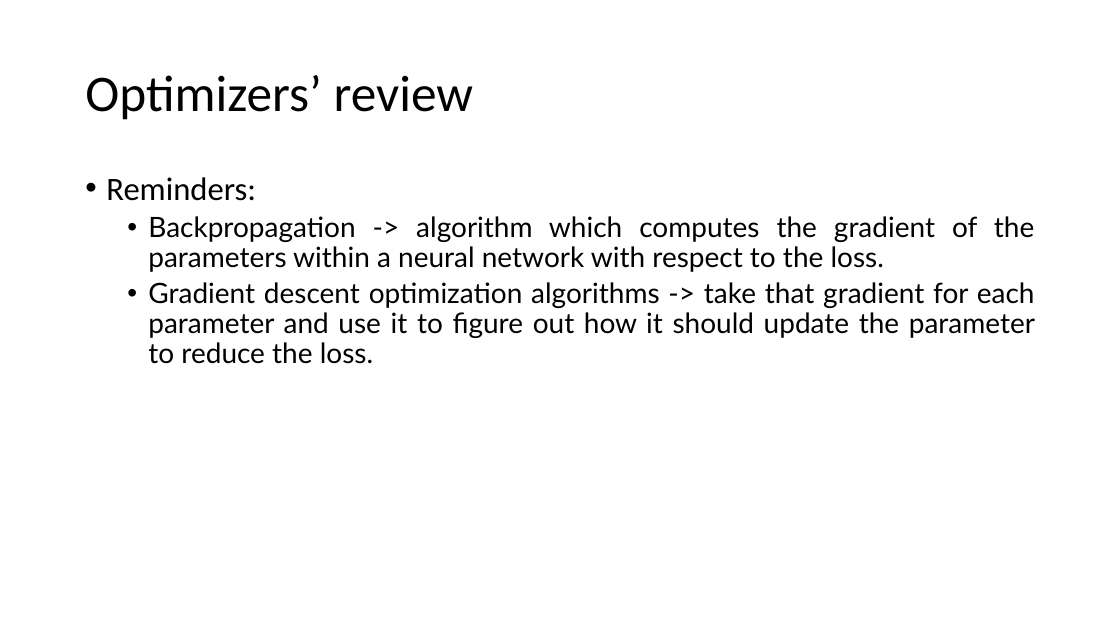
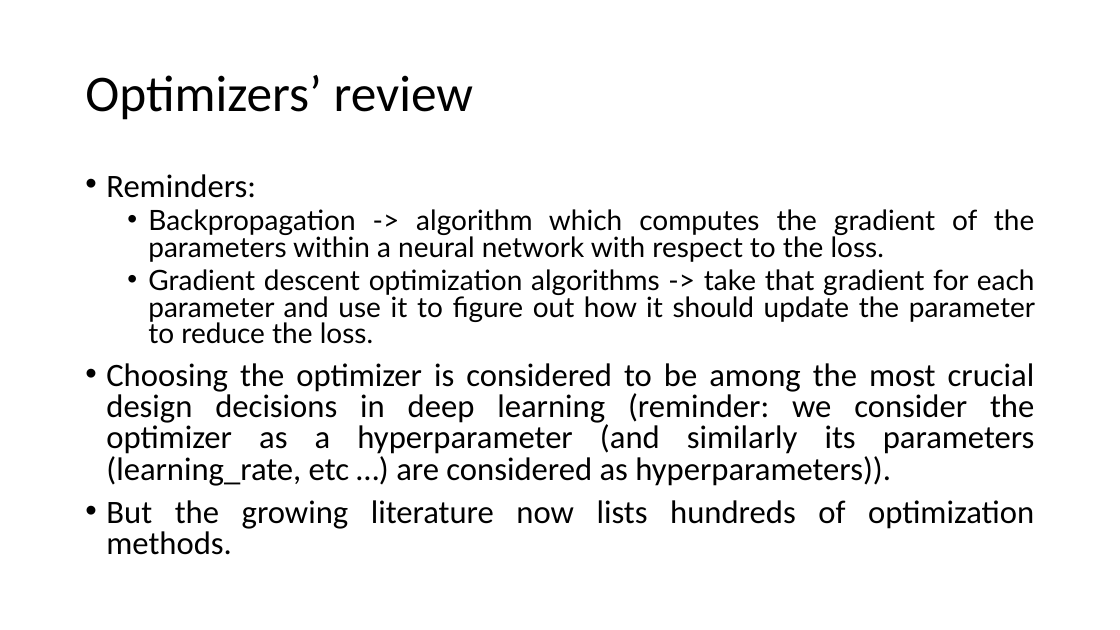
Before and after one commit to MICS-Lab/DeepLearningCourse, a slide deck: slide 2 of Slides_3.pptx. Drawn at 1120x630 pixels with LibreOffice and Linux fonts; fonts in the diff are those of the drawing. Boxes give left, top, right and bottom in pixels: in the first picture for what was removed or moved away, otherwise in the second. Text is boxed around its words. In the diff, an @@ line names an element or a change of style, - is before the commit and + after.

Commit message:
Slides_3.pptx updated (not complete)

```diff
--- a/Slides_3.pptx
+++ b/Slides_3.pptx
@@ text at bbox=[106, 174, 1035, 344]: line spacing 0.9 to 0.8 @@
@@ text at bbox=[106, 363, 1035, 555]: paragraphs added @@
+• Choosing the optimizer is considered to be among the most crucial design decisions in deep learning (reminder: we consider the optimizer as a hyperparameter (and similarly its parameters (learning_rate, etc …) are considered as hyperparameters)).
+• But the growing literature now lists hundreds of optimization methods.
```
Also in this commit, not shown: 1 other slide changed, 1 slide added.
